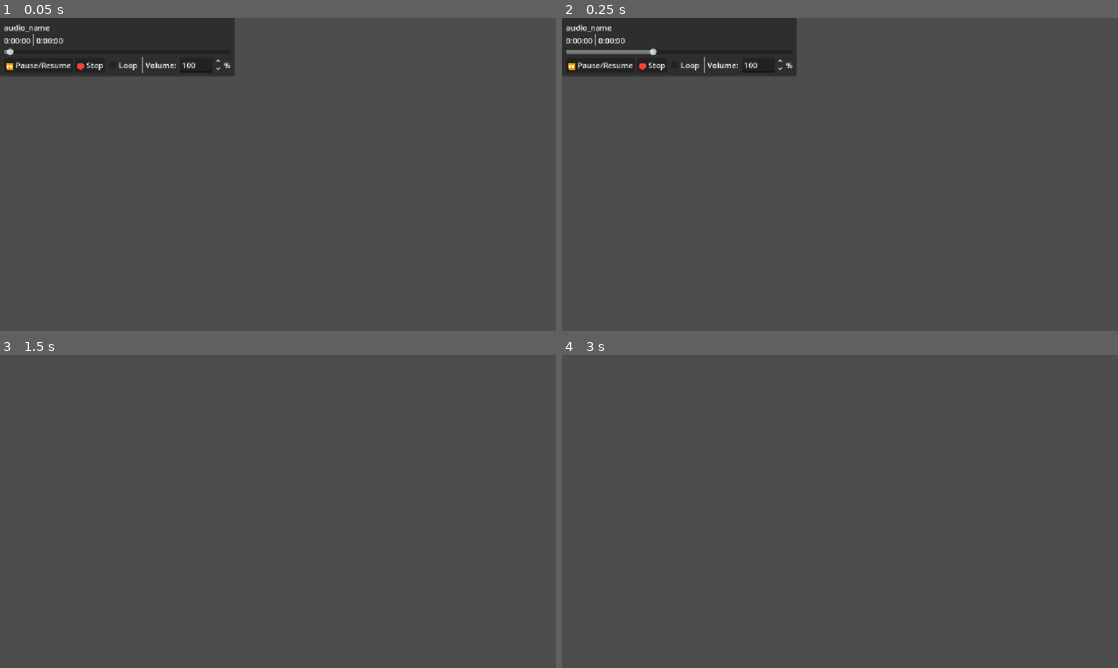
Above: before the commit, frames 1-4 (two rows, left to right).
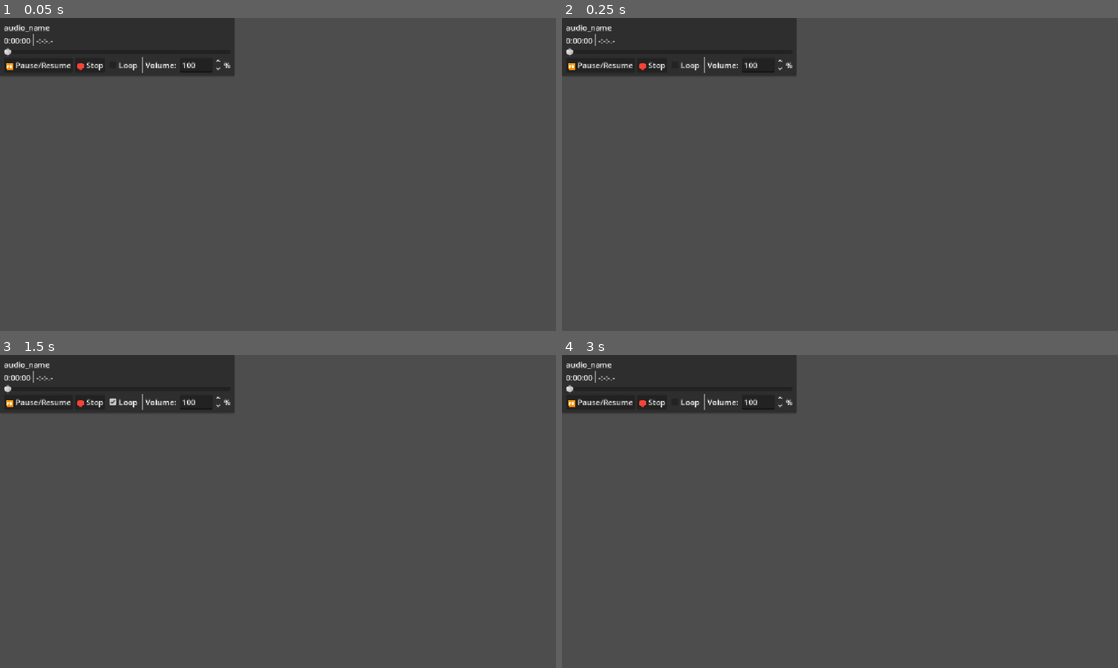
Above: after the commit, the same moments.

Repository: greg0rygreg/SoundsEz
Game: Godot game, scene res://audio_file_playback/audio_file_playback.tscn
Same seed, same stepped clock (60 frames per second), same inputs: the game is played once before the commit and once after it. This scene is started directly instead of the project's main scene. Sound files missing from this copy of the repository are replaced by a short silence.
Inputs (mouse positions are in pixels of both pictures, inside the frame that each line leads up to):
- Up to frame 1 (0.05 s): no input
- Up to frame 2 (0.25 s): no input
- Up to frame 3 (1.5 s): click "🛑 Stop" at 0.5 s; click (122, 401) at 1.25 s, where only the run after the commit has a clickable "Loop"
- Up to frame 4 (3 s): click (650, 401) at 2 s, where only the run after the commit has a clickable "🛑 Stop"; click (684, 401) at 2.75 s, where only the run after the commit has a clickable "Loop"

The runs differ from the first frame. In frame 1, less than 0.1% of the frame differs, in the area x 0-12%, y 6-13%; in frame 2, 0.3%; in frame 3, 7.5%; in frame 4, 7.5%, in the area x 0-43%, y 0-19%.
Error after the commit: Cannot call method 'get_length' on a null value. (res://audio_file_playback/script.gd:15)

Commit message:
remove resource from playback node

Diff:
--- a/audio_file_playback/audio_file_playback.tscn
+++ b/audio_file_playback/audio_file_playback.tscn
@@ -1,7 +1,6 @@
 [gd_scene format=3 uid="uid://bvghq327ugprf"]
 
 [ext_resource type="Script" uid="uid://b0fuwhv5xsa3q" path="res://audio_file_playback/script.gd" id="1_masti"]
-[ext_resource type="AudioStream" uid="uid://c412bexjttrse" path="res://other/sample.wav" id="2_kpdsn"]
 
 [node name="AFP" type="PanelContainer" unique_id=1222477020 node_paths=PackedStringArray("playback", "track_label", "looping", "volume")]
 script = ExtResource("1_masti")
@@ -80,7 +79,6 @@
 text = "%"
 
 [node name="playback" type="AudioStreamPlayer" parent="." unique_id=601246804]
-stream = ExtResource("2_kpdsn")
 autoplay = true
 
 [connection signal="finished" from="playback" to="." method="_on_playback_finished"]
